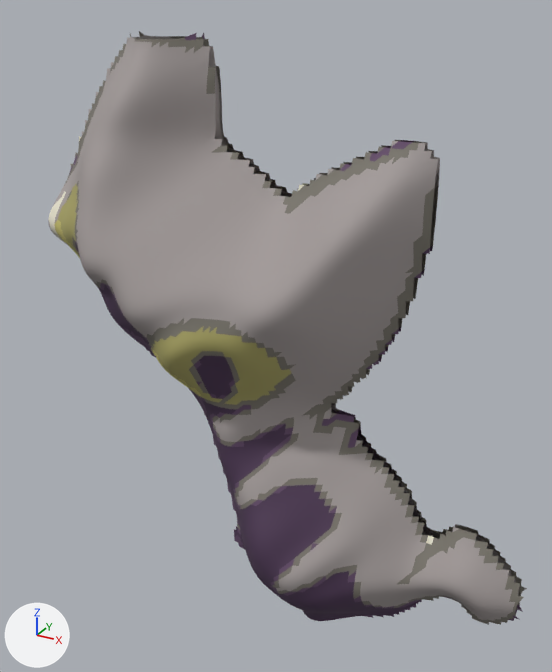
One commit to the glTF model phaser-game/public/assets/models3d/burinao.glb: the scene before it, then after it.
Before and after are seen from a 50 mm camera at (472.0, -896.0, 904.0) aimed at (-21.0, 0.0, 455.0). Arrows for +X, +Y and +Z are at lower left; the lights stay in place. The first picture is the older version. Vertices at exactly the same position are counted once.

Objects in the first picture: 'burinao'.
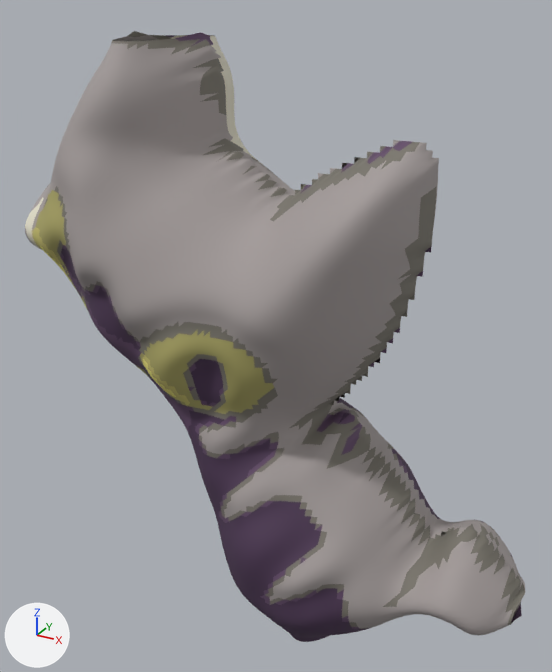
Changed parts and their boxes (x1, y1, x2, y2) in the pictures (552 x 672 px):
'burinao', reshaped: before (48, 31, 527, 625); after (25, 31, 525, 642)
part 1 of me_burinao, rebuilt: before (48, 33, 523, 625); after (25, 31, 525, 642)
part 2 of me_burinao, deleted (mostly hidden): before (133, 31, 527, 614)

Patch to the scene script:
```diff
--- a/phaser-game/public/assets/models3d/burinao.glb.py
+++ b/phaser-game/public/assets/models3d/burinao.glb.py
@@ me_burinao @@
 # used by ob_burinao; location = (0.0, 0.0, 0.0)
-me_burinao.from_pydata(...)  # 10092 vertices, 19276 faces; spans x -375.0..375.0, y -180.0..180.0, z 8.0..865.0
+me_burinao.from_pydata(...)  # 9676 vertices, 19193 faces; spans x -375.0..375.0, y -189.0..189.0, z 0.0..865.0
+# me_burinao part 1: the loose piece of 5046 vertices spanning x -375.0..375.0, y -180.0..-2.0, z 8.0..865.0 is rebuilt with 9676 vertices and now spans x -375.0..375.0, y -189.0..189.0, z 0.0..865.0
+# me_burinao part 2: the loose piece of 5046 vertices spanning x -375.0..375.0, y 2.0..180.0, z 8.0..865.0 is deleted
 me_burinao.materials.append(mat_palette_0)
```
